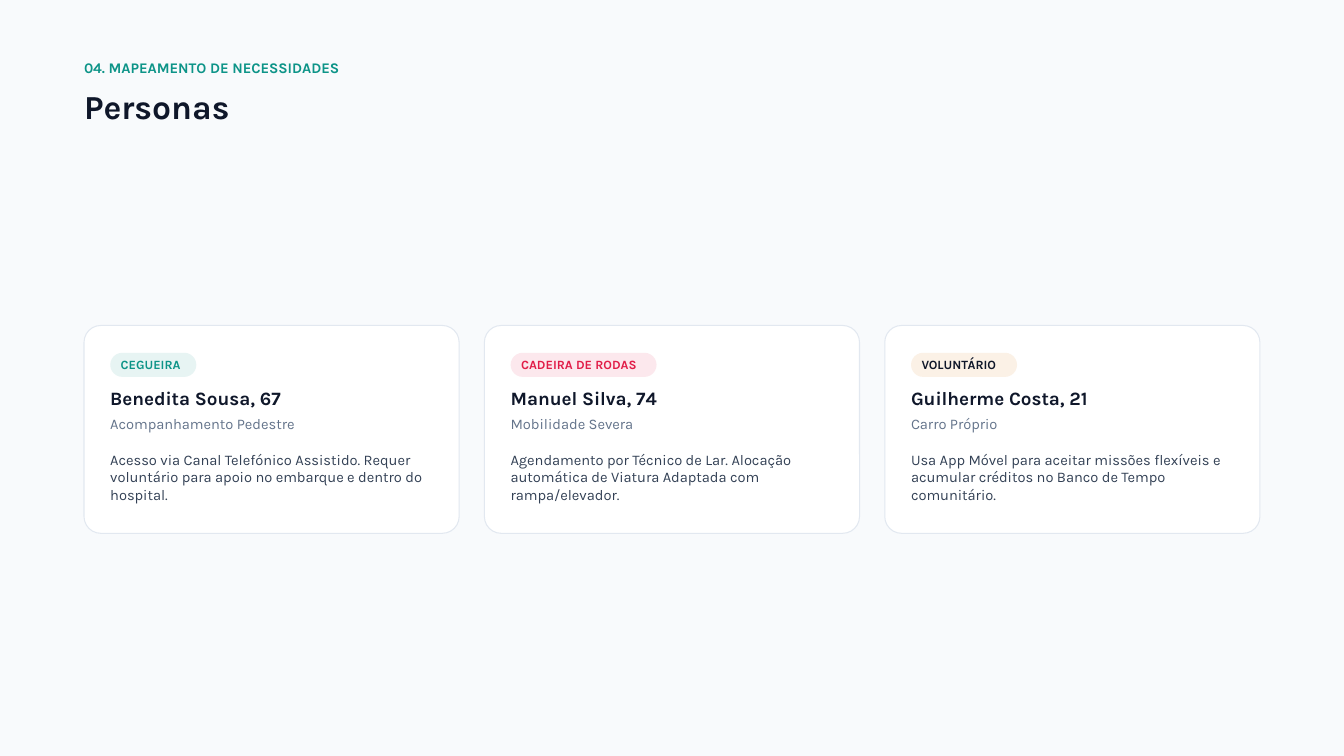
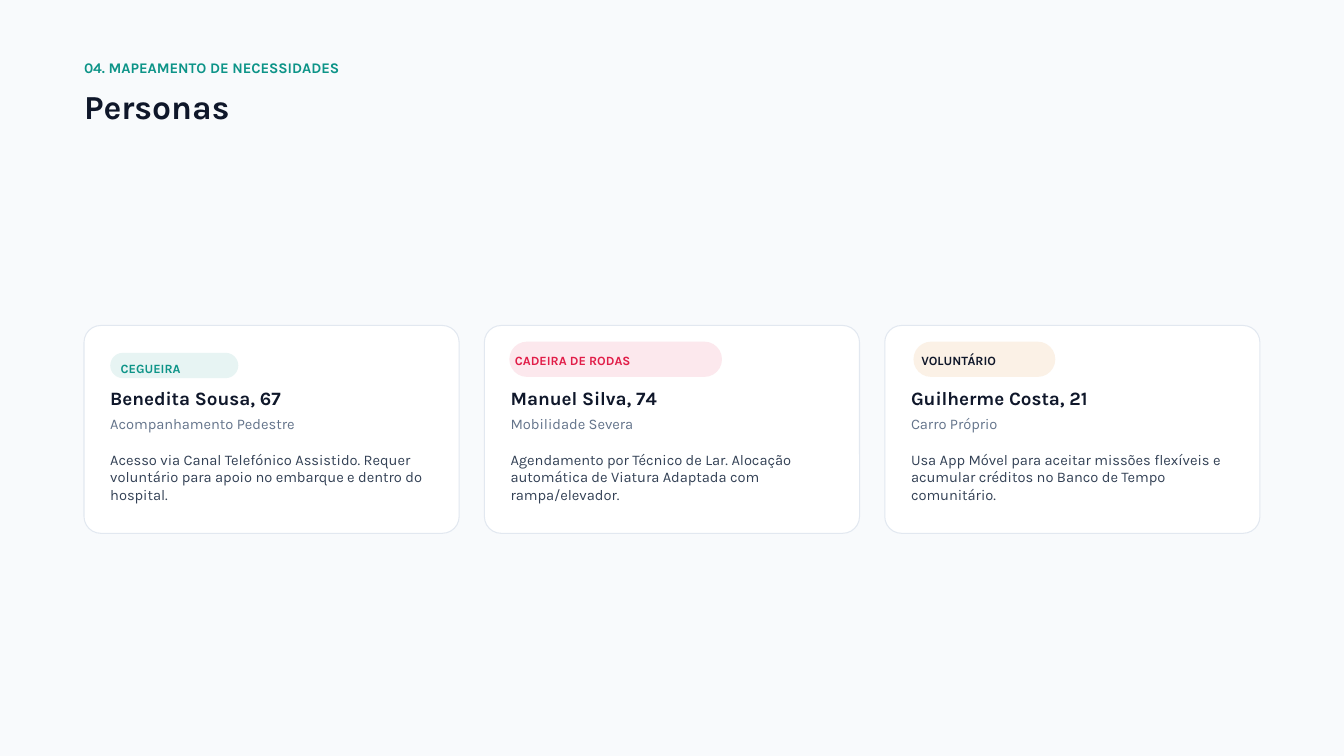
Before and after one commit to ines-vc/AS---Mobilidade-assistida-por-voluntarios-para-consultas, a slide deck: slide 5 of Slides/MobiAssiste - Apresentação Pitch.pptx. Drawn at 1344x756 pixels with LibreOffice and Linux fonts; fonts in the diff are those of the drawing. Boxes give left, top, right and bottom in pixels: in the first picture for what was removed or moved away, otherwise in the second. Text is boxed around its words. In the diff, an @@ line names an element or a change of style, - is before the commit and + after.

```diff
--- a/Slides/MobiAssiste - Apresentação Pitch.pptx
+++ b/Slides/MobiAssiste - Apresentação Pitch.pptx
@@ rounded rectangle: place and size @@
-rounded rectangle at box(110, 353, 196, 377)
+rounded rectangle at box(110, 353, 238, 378)
@@ rounded rectangle: place and size @@
-rounded rectangle at box(511, 353, 657, 377)
+rounded rectangle at box(509, 342, 722, 377)
@@ text "CADEIRA DE RODAS": place and size @@
-text "CADEIRA DE RODAS" at box(521, 360, 636, 369)
+text "CADEIRA DE RODAS" at box(515, 356, 630, 365)
@@ rounded rectangle: place and size @@
-rounded rectangle at box(911, 353, 1017, 377)
+rounded rectangle at box(913, 342, 1056, 377)
@@ text "VOLUNTÁRIO": place and size @@
-text "VOLUNTÁRIO" at box(922, 358, 997, 369)
+text "VOLUNTÁRIO" at box(921, 354, 996, 365)
@@ text "CEGUEIRA": place and size @@
-text "CEGUEIRA" at box(121, 360, 181, 369)
+text "CEGUEIRA" at box(121, 364, 181, 373)
```
Also in this commit, not shown: 1 other slide changed, 1 other file.
